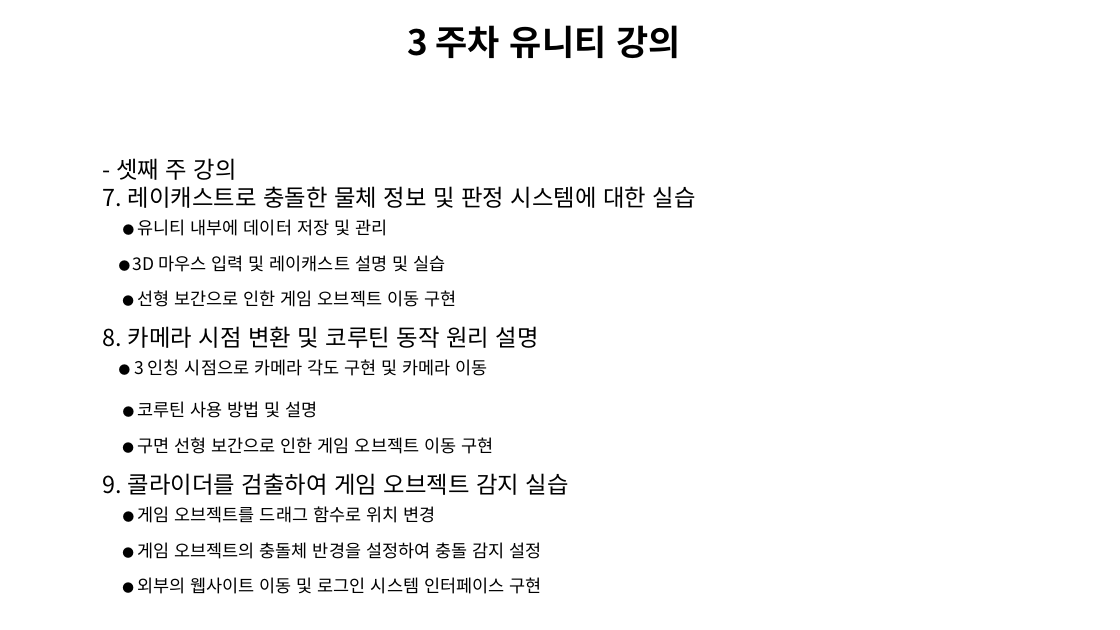
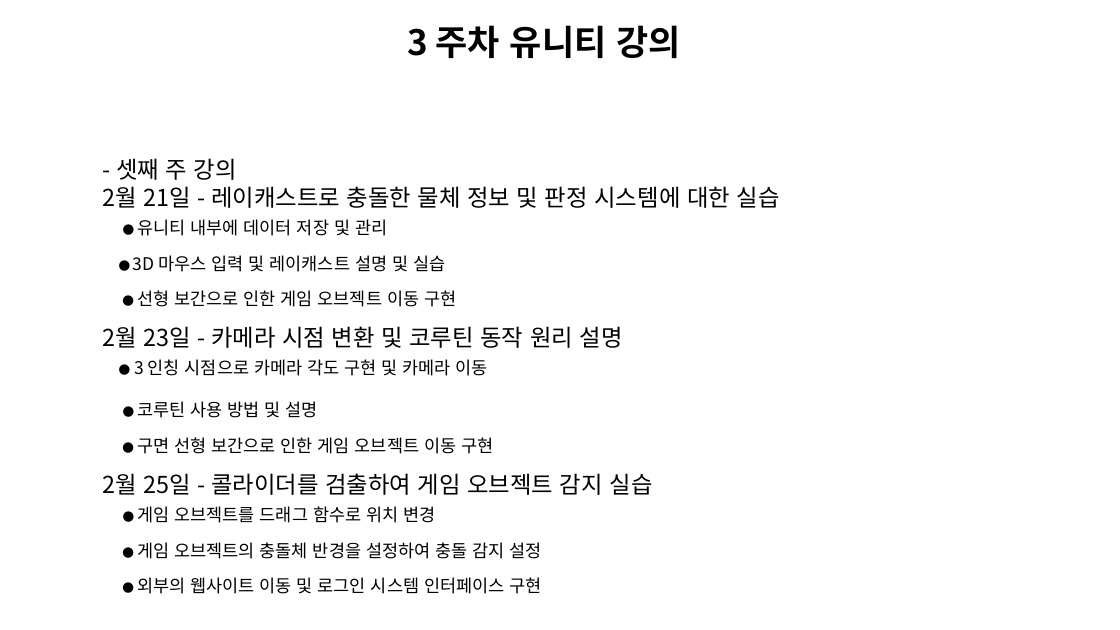
Before and after one commit to Unity2033/3D-UnityEngine, a slide deck: slide 4 of Assets/Curriculum/창신inc유니티 커리큘럼.pptx. Drawn at 1120x630 pixels with LibreOffice and Linux fonts; fonts in the diff are those of the drawing; background and template pictures are left out. Boxes give left, top, right and bottom in pixels: in the first picture for what was removed or moved away, otherwise in the second. Text is boxed around its words. In the diff, an @@ line names an element or a change of style, - is before the commit and + after.

```diff
--- a/Assets/Curriculum/창신inc유니티 커리큘럼.pptx
+++ b/Assets/Curriculum/창신inc유니티 커리큘럼.pptx
@@ text at (103, 186, 780, 208): text changed @@
-7. 레이캐스트로 충돌한 물체 정보 및 판정 시스템에 대한 실습
+2월 21일 - 레이캐스트로 충돌한 물체 정보 및 판정 시스템에 대한 실습
@@ text at (103, 326, 623, 348): text changed @@
-8. 카메라 시점 변환 및 코루틴 동작 원리 설명
+2월 23일 - 카메라 시점 변환 및 코루틴 동작 원리 설명
@@ text at (103, 473, 652, 523): text changed @@
-9. 콜라이더를 검출하여 게임 오브젝트 감지 실습
-● 게임 오브젝트를 드래그 함수로 위치 변경
+2월 25일 - 콜라이더를 검출하여 게임 오브젝트 감지 실습
+● 게임 오브젝트를 드래그 함수로 위치 변경
```
Also in this commit, not shown: 11 other slides changed, 1 slide added, 56 other files.
